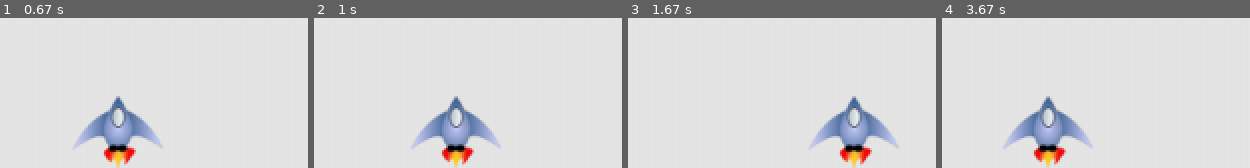
Above: before the commit, frames 1-4 (left to right).
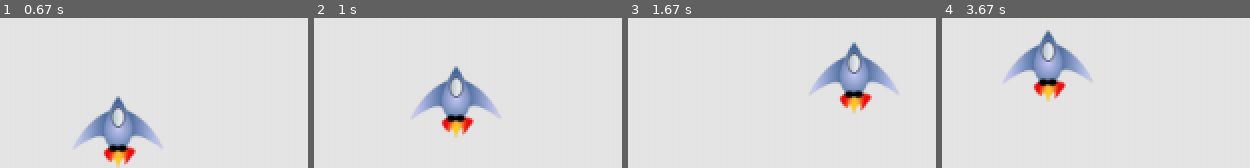
Above: after the commit, the same moments.

Repository: xiaocong-Fu/alien_WarGame
Game: pygame game, started from pyfile/pyGame/alien_invasion.py
Same seed, same stepped clock (60 frames per second), same inputs: the game is played once before the commit and once after it.
Inputs:
- Up to frame 1 (0.67 s): hold Right from 0.33 s (still down)
- Up to frame 2 (1 s): release Right at 0.8 s; hold Up from 0.83 s (still down)
- Up to frame 3 (1.67 s): release Up at 1.13 s; hold Right 1.17-1.63 s
- Up to frame 4 (3.67 s): hold Left 1.67-2.2 s; hold Down 2.23-2.53 s; hold Left 2.57-2.97 s; hold Up 3-3.37 s; hold Right from 3.4 s (still down)

Frame 1 is identical in both runs. In frame 2, 8.9% of the frame differs, in the area x 31-61%, y 32-100%; in frame 3, 10%; in frame 4, 10%, in the area x 20-49%, y 8-100%.

Commit message:
1.按键响应，飞船上下左右移动，移动时不超过屏幕范围。 2.子弹类，开始子弹编写。 3.pygame.KEYDOWN与pygame.KEYUP，和，pygame.K_RIGHT，pygame.K_LEFT，pygame.K_UP，pygame.K_DOWN的区别。 4.上下屏幕边缘的计算

Diff:
--- /dev/null
+++ b/pyfile/pyGame/bullet.py
@@ -0,0 +1,19 @@
+import pygame
+from pygame.sprite import Sprite                                        # 通过使用精灵，可将游戏中相关的元素编组，进而同时操作编组中的所有元素。
+
+class Bullet(Sprite):
+    '''对飞船发射子弹管理的类'''
+    def __init__(self,ai_settings,screen,ship):
+        super(Bullet, self).__init__()                                  # 代码super(Bullet, self).__init__()使用了Python 2.7语法。这种语法也适用于Python3
+                                                                        # 但你也可以将这行代码简写为super().__init__()。
+        self.screen = screen
+        # 在（0,0）处创建一个表示子弹的矩形，在设置正确位置
+        # 子弹并非基于图像的，因此我们必须使用pygame.Rect()类从空白开始创建一个矩形。
+        # 创建这个类的实例时，必须提供矩形左上角的x坐标和y坐标，还有矩形的宽度和高度。我们在(0, 0)处创建这个矩形，
+        self.rect = pygame.Rect(0,0,ai_settings.bullet_width,ai_settings.bullet_height)
+        self.rect.centerx = ship.rect.centerx
+        self.rect.top = ship.rect.top
+        # 储存用小数表示子弹的位置
+        self.y = float(self.rect.y)
+        self.color = ai_settings.bullet_color
+        self.speed_factor = ai_settings.bullet_speed_factor
--- a/pyfile/pyGame/game_functions.py
+++ b/pyfile/pyGame/game_functions.py
@@ -5,15 +5,23 @@
     '''响应按键'''
     if event.key == pygame.K_RIGHT:                                             # 按下右键向右移动
         ship.move_right = True
-    if event.key == pygame.K_LEFT:
+    if event.key == pygame.K_LEFT:                                              # 按下左键
         ship.move_left = True
+    if event.key == pygame.K_UP:
+        ship.move_up =True
+    if event.key == pygame.K_DOWN:
+        ship.move_down = True
 
 def check_keyup_events(event,ship):
     '''响应松开'''
-    if event.key == pygame.K_RIGHT:
+    if event.key == pygame.K_RIGHT:                                            # pygame.K_RIGHT，pygame.K_LEFT，pygame.K_UP，pygame.K_DOWN，表示按键事件的行为种类。
         ship.move_right = False
     if event.key == pygame.K_LEFT:
         ship.move_left = False
+    if event.key == pygame.K_UP:
+        ship.move_up =False
+    if event.key == pygame.K_DOWN:
+        ship.move_down = False
 
 
 def check_events(ship):
@@ -21,9 +29,9 @@
     for event in pygame.event.get():
         if event.type == pygame.QUIT:
             sys.exit()
-        elif event.type == pygame.KEYDOWN:                                      # pygame.KEYDOWN,键按下
+        elif event.type == pygame.KEYDOWN:                                    # pygame.KEYDOWN,键按下,pygame.KEYUP，键抬起,标识按键事件的行为状态。
             check_keydown_events(event,ship)
-        elif event.type == pygame.KEYUP:                                     # pygame.KEYUP，键抬起
+        elif event.type == pygame.KEYUP:
             check_keyup_events(event,ship)
 
 
--- a/pyfile/pyGame/settings.py
+++ b/pyfile/pyGame/settings.py
@@ -1,9 +1,16 @@
 class Settings():
     '''储存游戏中所有设置的类'''
     def __init__(self):
+        # 屏幕设置
         self.screen_width = 1200
         self.screen_height = 800
         self.bg_color = (230,230,230)
 
         # 飞船设置
         self.ship_speed_factor = 2
+
+        # 子弹设置
+        self.bullet_speed_factor = 1
+        self.bullet_width = 3
+        self.bullet_height = 15
+        self.bullet_color = (60,60,60)
--- a/pyfile/pyGame/ship.py
+++ b/pyfile/pyGame/ship.py
@@ -13,9 +13,12 @@
         self.rect.bottom = self.screen_rect.bottom                                  # 要让游戏元素与屏幕边缘对齐，可使用属性top、bottom、left或right；
                                                                                     # 要调整游戏元素的水平或垂直位置，可使用属性x和y，它们分别是相应矩形左上角的x和y坐标
         self.center = float(self.rect.centerx)
+        self.bottom = float(self.rect.bottom)
 
         self.move_right = False
         self.move_left = False
+        self.move_up = False
+        self.move_down = False
 
     def blitme(self):                                                               # 不知怎么来的，屏幕中绘制和定位飞船
         self.screen.blit(self.image,self.rect)
@@ -25,4 +28,10 @@
             self.center += self.ai_settings.ship_speed_factor
         if self.move_left and self.rect.left > 0:                                   # 0也可以用self.screen_rect.left代替
             self.center -= self.ai_settings.ship_speed_factor
+        if self.move_up and self.rect.top > 0:                     # self.screen_rect.up
+            self.bottom -= self.ai_settings.ship_speed_factor
+        if self.move_down and self.rect.bottom < self.screen_rect.bottom:
+            self.bottom += self.ai_settings.ship_speed_factor
+
         self.rect.centerx = self.center                                             # 将self.center的值同步给self.rect.centerx，从而改变飞船的位置
+        self.rect.bottom = self.bottom
